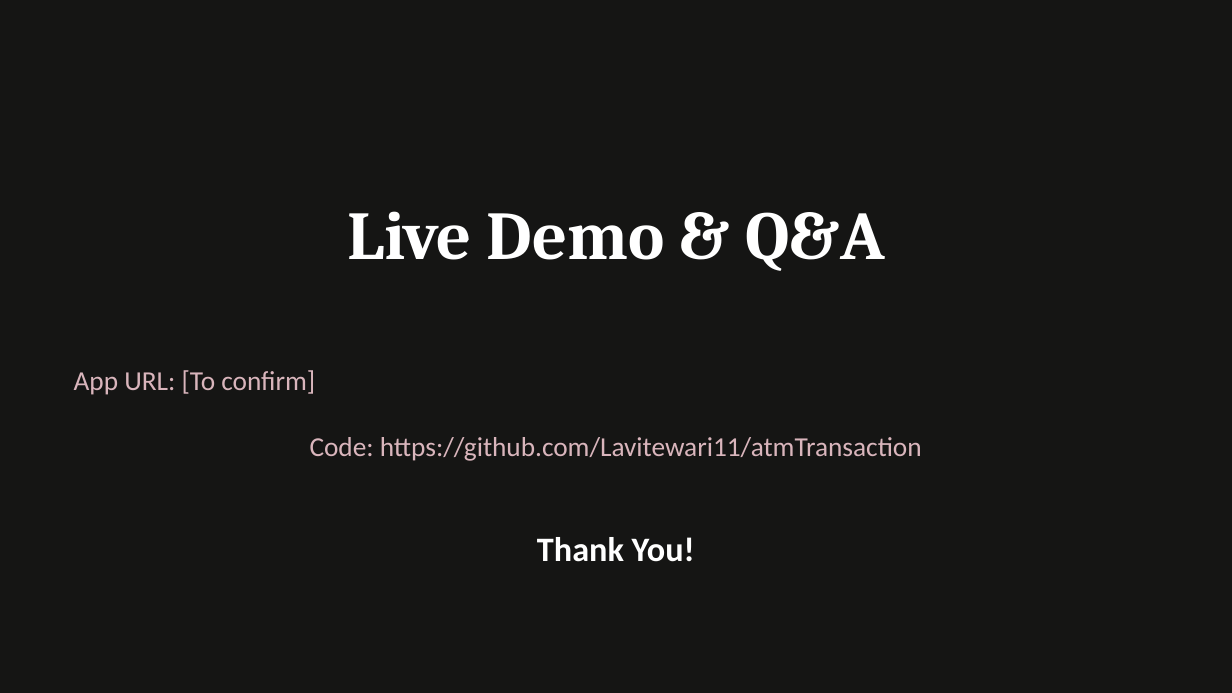
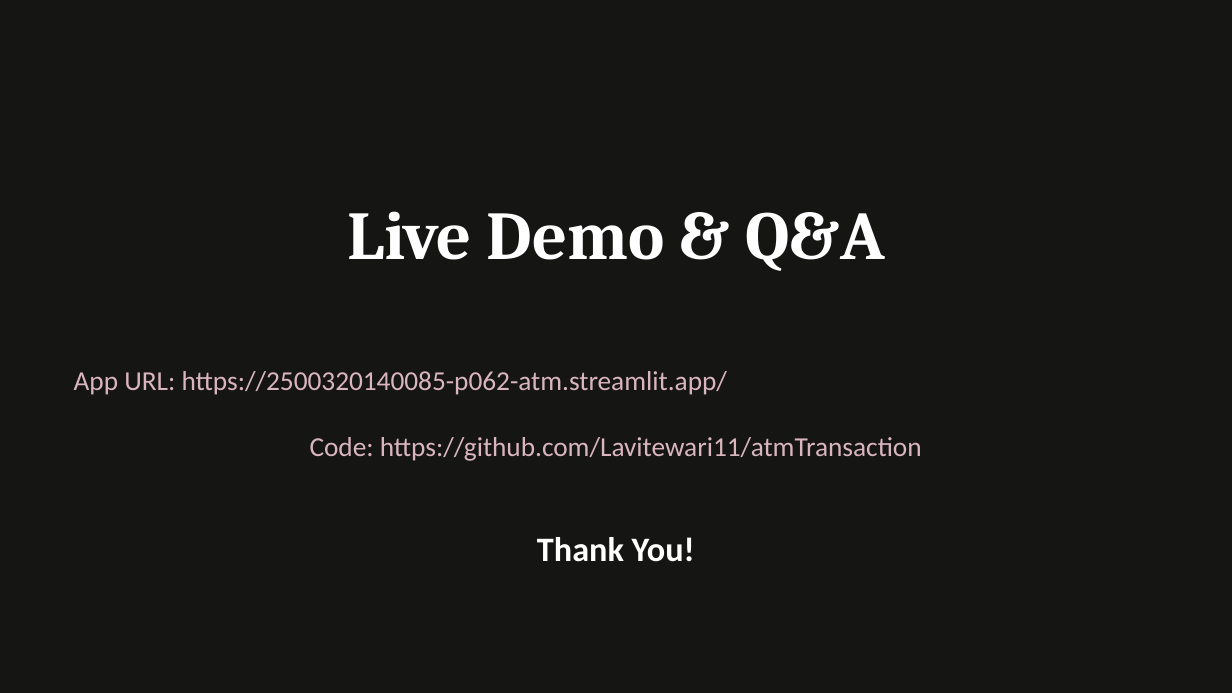
Before and after one commit to Lavitewari11/atmTransaction, a slide deck: slide 11 of docs/p096_Presentation.pptx. Drawn at 1232x693 pixels with LibreOffice and Linux fonts; fonts in the diff are those of the drawing. Boxes give left, top, right and bottom in pixels: in the first picture for what was removed or moved away, otherwise in the second. Text is boxed around its words. In the diff, an @@ line names an element or a change of style, - is before the commit and + after.

Commit message:
Update live Streamlit app URL across all documents and README

```diff
--- a/docs/p096_Presentation.pptx
+++ b/docs/p096_Presentation.pptx
@@ text at (74, 371, 727, 395): text changed @@
-App URL: [To confirm]
+App URL: https://2500320140085-p062-atm.streamlit.app/
```
Also in this commit, not shown: 5 other files.
